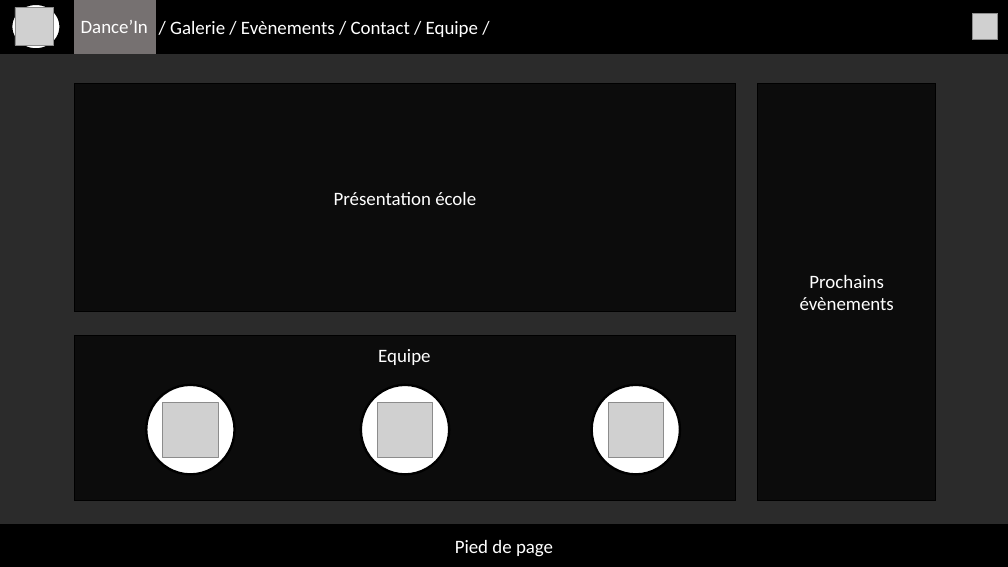
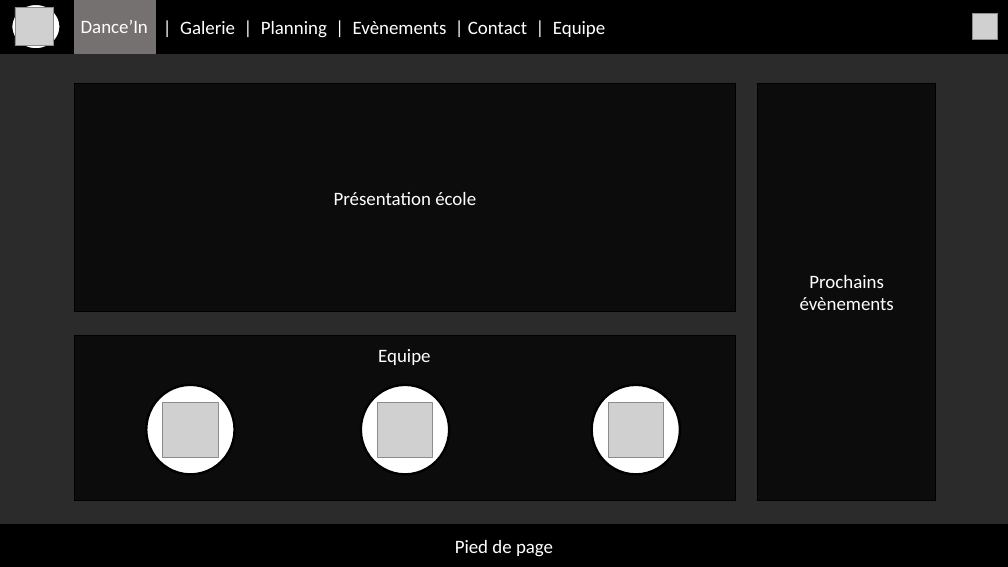
Before and after one commit to GuilhemS/dance-in, a slide deck: slide 1 of Conception/Conception.pptx. Drawn at 1008x567 pixels with LibreOffice and Linux fonts; fonts in the diff are those of the drawing; grey boxes stand for pictures; background and template pictures are left out; a plain dark background stands for a picture behind light text. Boxes give left, top, right and bottom in pixels: in the first picture for what was removed or moved away, otherwise in the second. Text is boxed around its words. In the diff, an @@ line names an element or a change of style, - is before the commit and + after.

```diff
--- a/Conception/Conception.pptx
+++ b/Conception/Conception.pptx
@@ text in rectangle at <box>83,20,605,38</box>: text changed @@
-Dance’in / Galerie / Evènements / Contact / Equipe /
+Dance’in | Galerie | Planning | Evènements | Contact | Equipe
```
Also in this commit, not shown: 2 other slides changed, 3 slides added, 1 slide removed, 1 other file.
